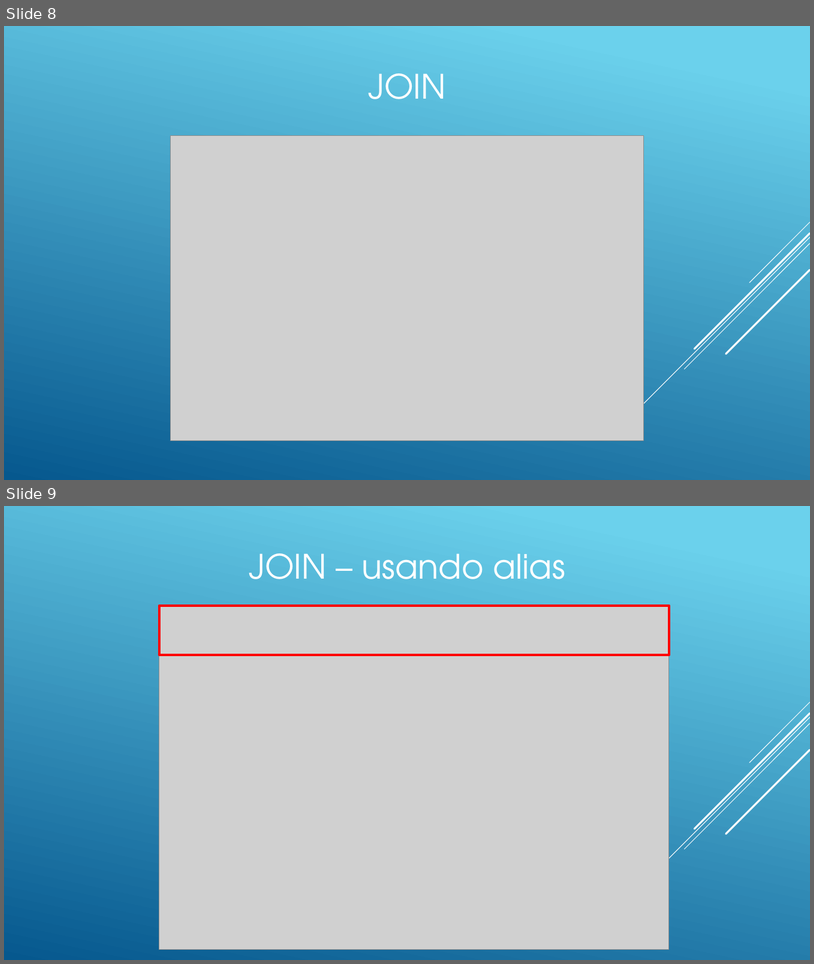
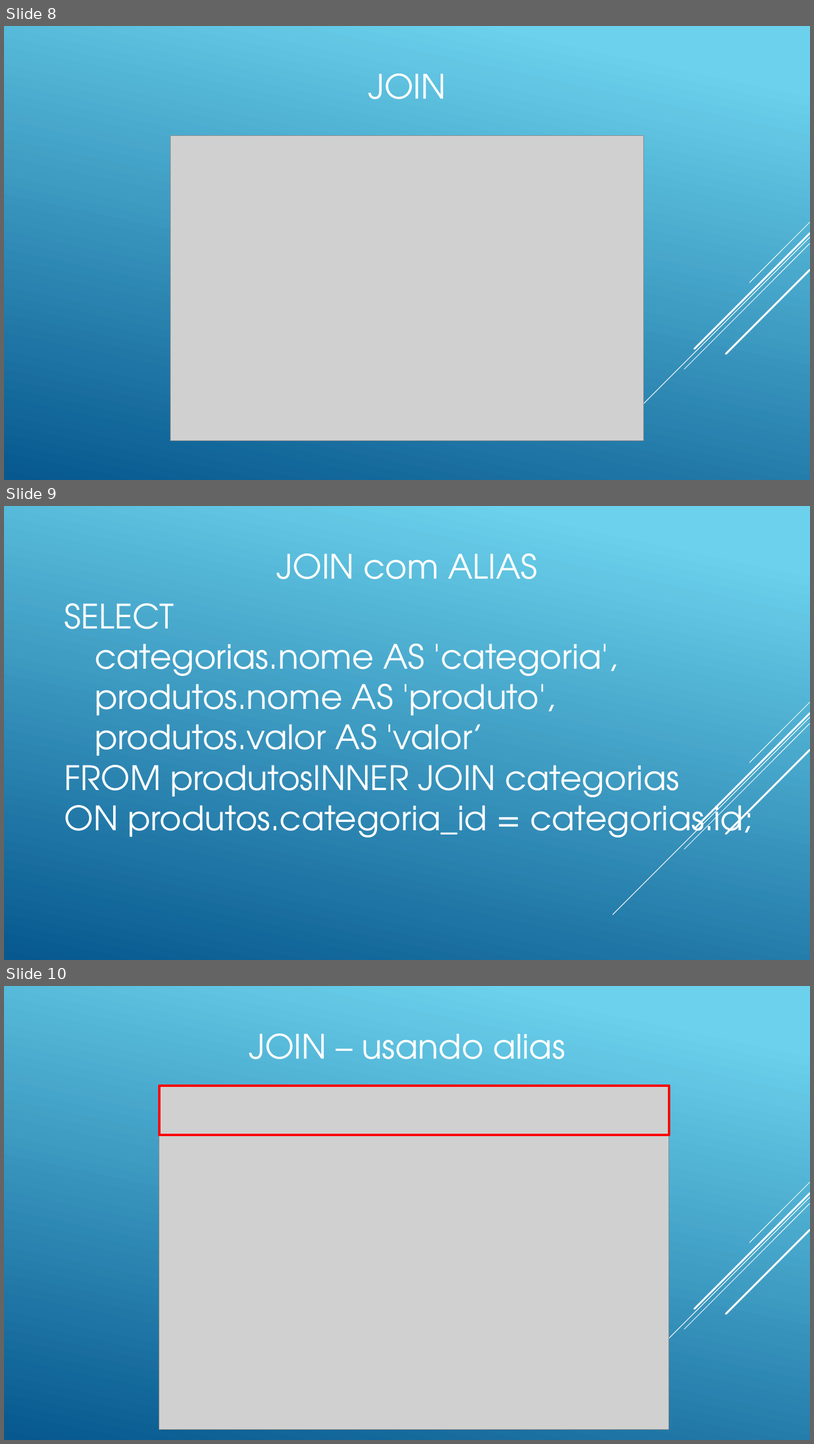
Before and after one commit to andreneves/BDIII, a slide deck: BDIIIA06.pptx. Shown one above the other, each under a label of ours: slides 8 and 9 before the commit, slides 8, 9 and 10 after it. The pictures are 814x964 and 814x1444 pixels, drawn with LibreOffice and Linux fonts; fonts in the diff are those of the drawing; grey boxes stand for pictures. Boxes give left, top, right and bottom in pixels: in the first picture for what was removed or moved away, otherwise in the second. Text is boxed around its words. In the diff, an @@ line names an element or a change of style, - is before the commit and + after.

```diff
--- a/BDIIIA06.pptx
+++ b/BDIIIA06.pptx
@@ slide 9 added at (4, 506, 810, 960), background gradient #6ED2EB to #06588E; not listed: 5 template elements that a slide beside it also shows @@
@@ text added at (276, 553, 537, 579), 40 pt, text #FFFFFF @@
+JOIN com ALIAS
@@ text added at (65, 603, 753, 845), 40 pt, text #FFFFFF @@
+SELECT
+categorias.nome AS 'categoria',
+produtos.nome AS 'produto',
+produtos.valor AS 'valor’
+FROM produtosINNER JOIN categorias
+ON produtos.categoria_id = categorias.id;
@@ what was slide 9 is now slide 10 @@
```
Also in this commit, not shown: 1 slide changed, 2 other files.
